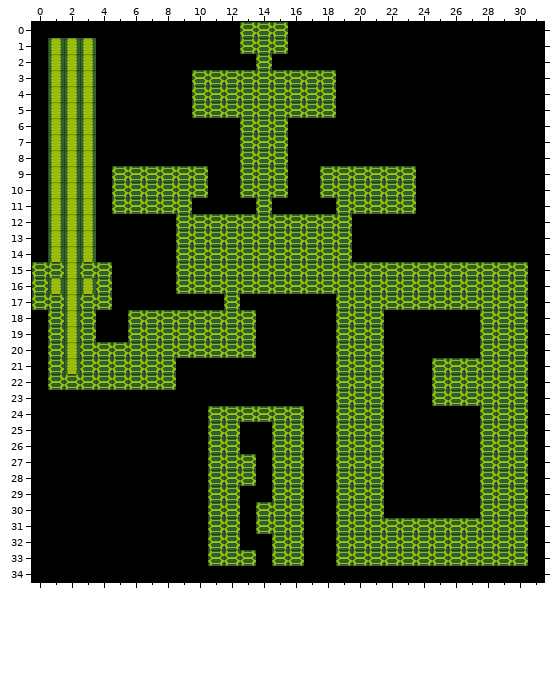
Tiled map: Minimalism-desktop/bin/data/world0.tmx. The picture above was drawn from the file before the commit.
Cells are 16x16 px. Shown: x 0..31, y 0..34.
Now the later version:
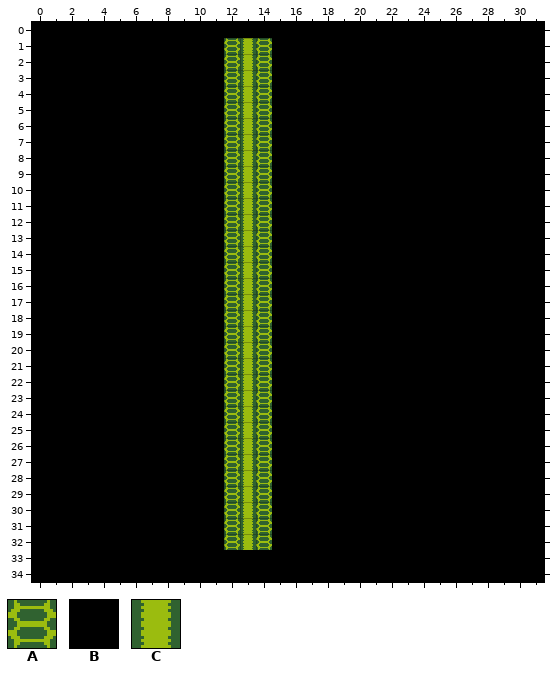
Key: from "ground": A 0, B 1, C 2.
_ is an empty cell, # one hidden under a higher layer, . an unchanged one.
Diff:
--- layer "world"
@@ x 0..30 @@
- 0 .............AAA...............
- 1 .CCC........#A.A...............
- 2 .CCC........##.................
- 3 .CCC......AA.A.AAAA............
- 4 .CCC......AA.A.AAAA............
- 5 .CCC......AA.A.AAAA............
- 6 .CCC........#A.A...............
- 7 .CCC........#A.A...............
- 8 .CCC........#A.A...............
- 9 .CCC.AAAAAA.#A.A..AAAAAA.......
-10 .CCC.AAAAAA.#A.A..AAAAAA.......
-11 .CCC.AAAAA..##.....AAAAA.......
-12 .CCC.....AAA.A.AAAAA...........
-13 .CCC.....AAA.A.AAAAA...........
-14 .CCC.....AAA.A.AAAAA...........
-15 AACAA....AAA.A.AAAAAAAAAAAAAAAA
-16 ACCCA....AAA.A.AAAAAAAAAAAAAAAA
-17 AACAA........##....AAAAAAAAAAAA
-18 .ACA..AAAAAA.A#....AAA......AAA
-19 .ACA..AAAAAA.A#....AAA......AAA
-20 .ACAAAAAAAAA.A#....AAA......AAA
-21 .ACAAAAAA...###....AAA...AAAAAA
-22 .AAAAAAAA...BBB....AAA...AAAAAA
-23 ............###....AAA...AAAAAA
-24 ...........A.A.AA..AAA......AAA
-25 ...........A.##AA..AAA......AAA
-26 ...........A.##AA..AAA......AAA
-27 ...........A.A#AA..AAA......AAA
-28 ...........A.A#AA..AAA......AAA
-29 ...........A.##AA..AAA......AAA
-30 ...........A.#.AA..AAA......AAA
-31 ...........A.#.AA..AAAAAAAAAAAA
-32 ...........A.##AA..AAAAAAAAAAAA
-33 ...........AAA.AA..AAAAAAAAAAAA
+ 0 .............###...............
+ 1 .BBB........AC.#...............
+ 2 .BBB........AC.................
+ 3 .BBB......B#.C.#BBB............
+ 4 .BBB......B#.C.#BBB............
+ 5 .BBB......B#.C.#BBB............
+ 6 .BBB........AC.#...............
+ 7 .BBB........AC.#...............
+ 8 .BBB........AC.#...............
+ 9 .BBB.BBBBBB.AC.#..BBBBBB.......
+10 .BBB.BBBBBB.AC.#..BBBBBB.......
+11 .BBB.BBBBB..AC.....BBBBB.......
+12 .BBB.....BB#.C.#BBBB...........
+13 .BBB.....BB#.C.#BBBB...........
+14 .BBB.....BB#.C.#BBBB...........
+15 BBBBB....BB#.C.#BBBBBBBBBBBBBBB
+16 BBBBB....BB#.C.#BBBBBBBBBBBBBBB
+17 BBBBB........CA....BBBBBBBBBBBB
+18 .BBB..BBBBB#.CA....BBB......BBB
+19 .BBB..BBBBB#.CA....BBB......BBB
+20 .BBBBBBBBBB#.CA....BBB......BBB
+21 .BBBBBBBB...ACA....BBB...BBBBBB
+22 .BBBBBBBB...ACA....BBB...BBBBBB
+23 ............ACA....BBB...BBBBBB
+24 ...........#.C.#B..BBB......BBB
+25 ...........#.CA#B..BBB......BBB
+26 ...........#.CA#B..BBB......BBB
+27 ...........#.CA#B..BBB......BBB
+28 ...........#.CA#B..BBB......BBB
+29 ...........#.CA#B..BBB......BBB
+30 ...........#.C.#B..BBB......BBB
+31 ...........#.C.#B..BBBBBBBBBBBB
+32 ...........#.CA#B..BBBBBBBBBBBB
+33 ...........###.#B..BBBBBBBBBBBB
--- layer "block"
@@ x 11..15 @@
- 0 ..___
- 1 .B.._
- 2 .BB..
- 3 _..._
- 4 _..._
- 5 _..._
- 6 .B.._
- 7 .B.._
- 8 .B.._
- 9 .B.._
-10 .B.._
-11 .BB..
-12 _..._
-13 _..._
-14 _..._
-15 _..._
-16 _..._
-17 ..BB.
-18 _..B.
-19 _..B.
-20 _..B.
-21 .BBB.
+ 0 ..BBB
+ 1 ._..B
+ 2 .__..
+ 3 B...B
+ 4 B...B
+ 5 B...B
+ 6 ._..B
+ 7 ._..B
+ 8 ._..B
+ 9 ._..B
+10 ._..B
+11 .__..
+12 B...B
+13 B...B
+14 B...B
+15 B...B
+16 B...B
+17 ..__.
+18 B.._.
+19 B.._.
+20 B.._.
+21 .___.
@@ x 11..15 @@
-23 .BBB.
-24 _..._
-25 _.BB_
-26 _.BB_
-27 _..B_
-28 _..B_
-29 _.BB_
-30 _.B._
-31 _.B._
-32 _.BB_
-33 ___._
+23 .___.
+24 B...B
+25 B.__B
+26 B.__B
+27 B.._B
+28 B.._B
+29 B.__B
+30 B._.B
+31 B._.B
+32 B.__B
+33 BBB.B
